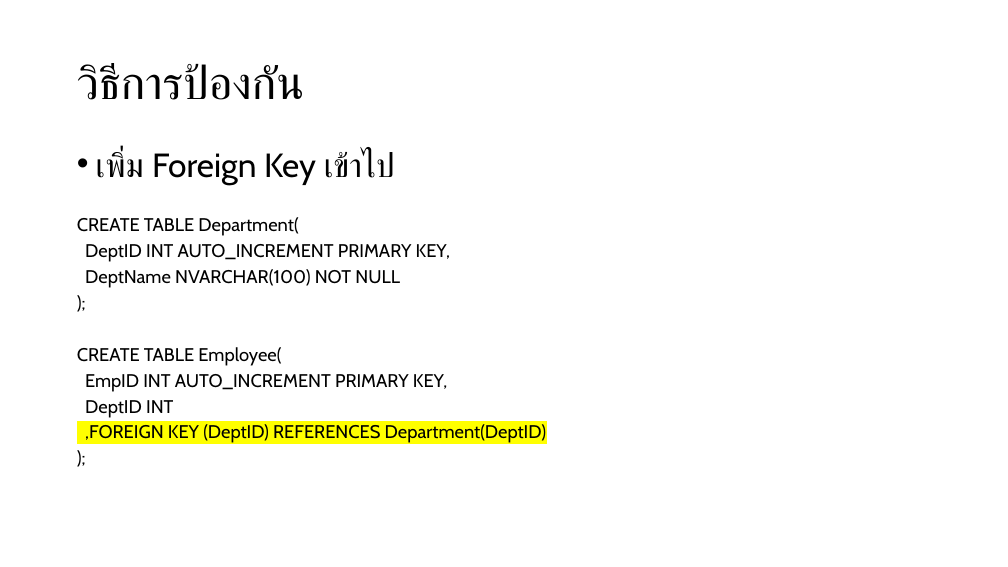
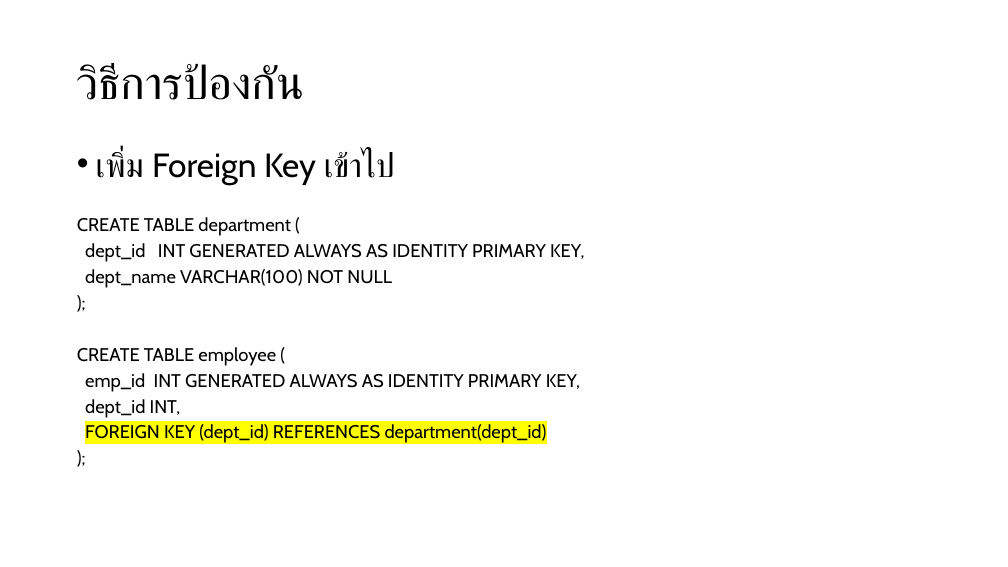
Before and after one commit to luckkrit/cos3103, a slide deck: slide 13 of public/pptx/db_constraint_codd_rule.pptx. Drawn at 1008x567 pixels with LibreOffice and Linux fonts; fonts in the diff are those of the drawing. Boxes give left, top, right and bottom in pixels: in the first picture for what was removed or moved away, otherwise in the second. Text is boxed around its words. In the diff, an @@ line names an element or a change of style, - is before the commit and + after.

```diff
--- a/public/pptx/db_constraint_codd_rule.pptx
+++ b/public/pptx/db_constraint_codd_rule.pptx
@@ text at bbox=[77, 217, 584, 288]: text changed @@
-CREATE TABLE Department(
-DeptID INT AUTO_INCREMENT PRIMARY KEY,
-DeptName NVARCHAR(100) NOT NULL
+CREATE TABLE department (
+dept_id INT GENERATED ALWAYS AS IDENTITY PRIMARY KEY,
+dept_name VARCHAR(100) NOT NULL
@@ text at bbox=[77, 347, 580, 443]: text changed @@
-CREATE TABLE Employee(
-EmpID INT AUTO_INCREMENT PRIMARY KEY,
-DeptID INT
-,FOREIGN KEY (DeptID) REFERENCES Department(DeptID)
+CREATE TABLE employee (
+emp_id INT GENERATED ALWAYS AS IDENTITY PRIMARY KEY,
+dept_id INT,
+FOREIGN KEY (dept_id) REFERENCES department(dept_id)
```
Also in this commit, not shown: 12 other slides changed, 13 slides added.
